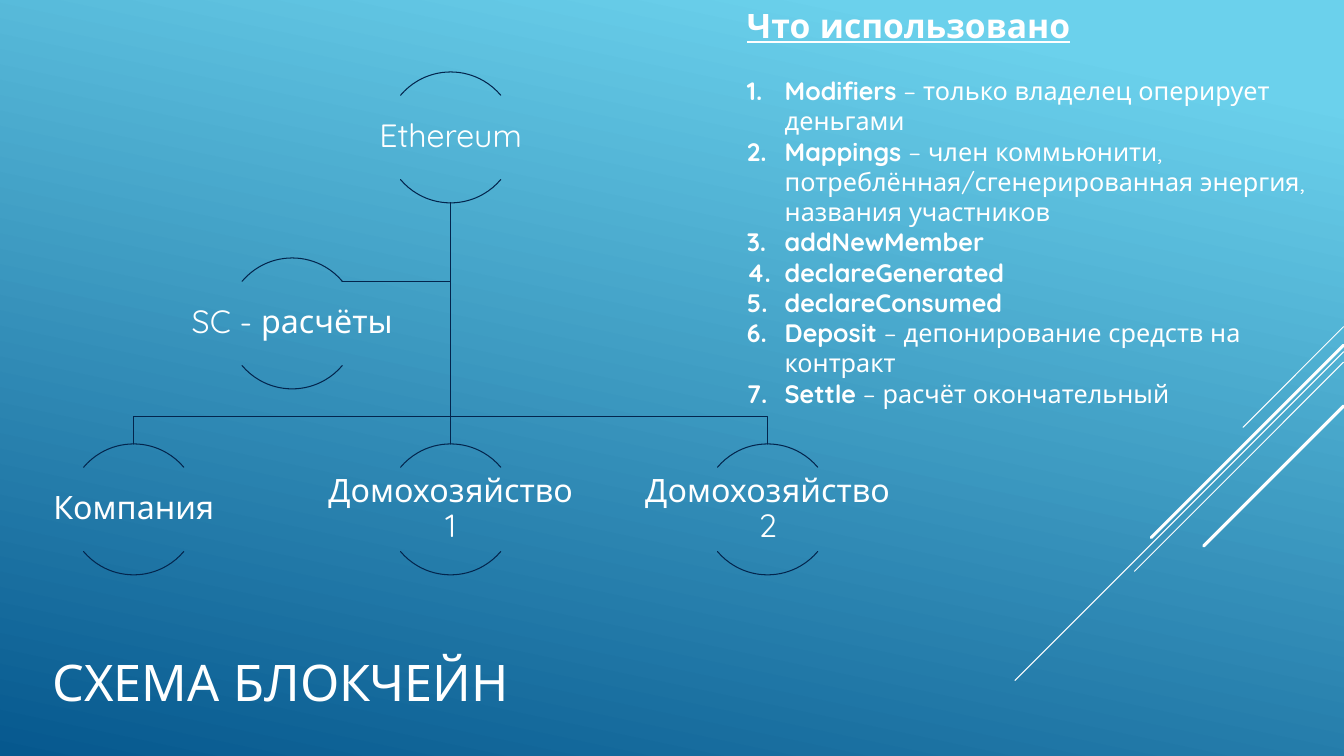
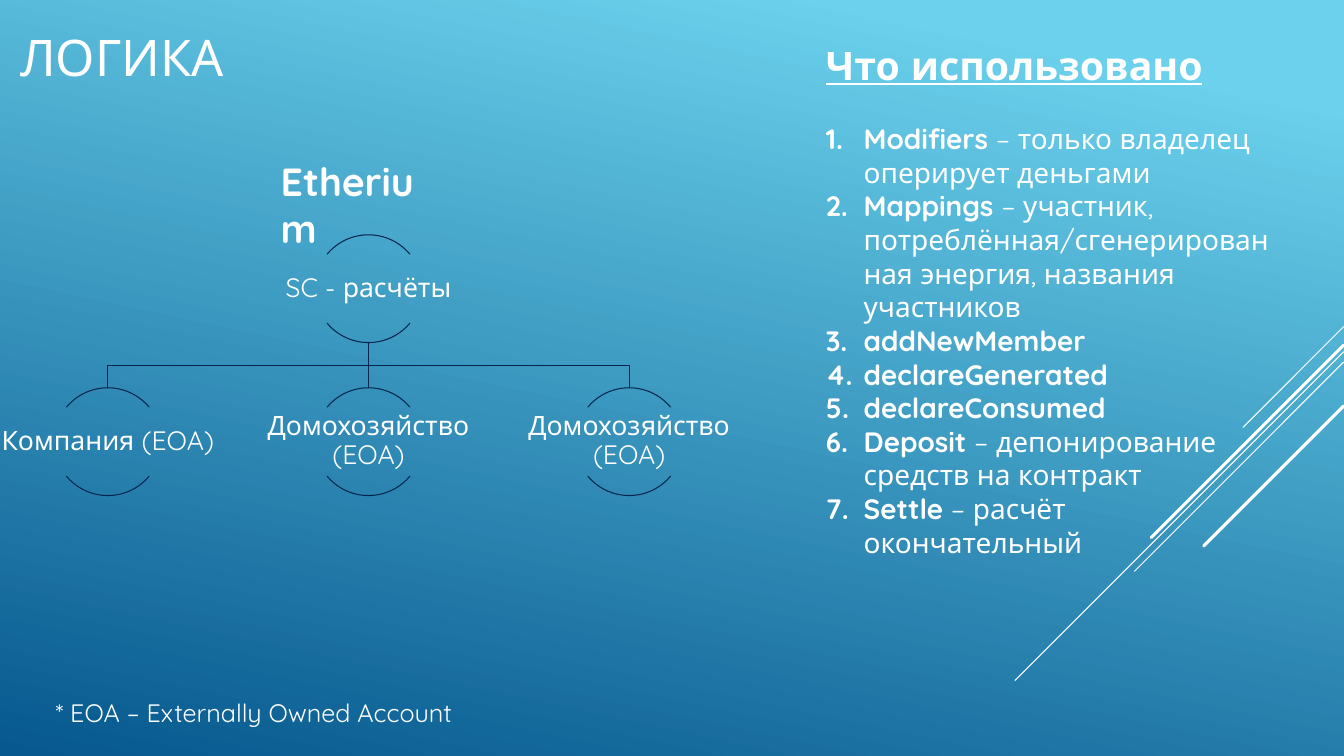
Before and after one commit to vkonst/eNetWorks, a slide deck: slide 3 of prez_1.pptx. Drawn at 1344x756 pixels with LibreOffice and Linux fonts; fonts in the diff are those of the drawing. Boxes give left, top, right and bottom in pixels: in the first picture for what was removed or moved away, otherwise in the second. Text is boxed around its words. In the diff, an @@ line names an element or a change of style, - is before the commit and + after.

```diff
--- a/prez_1.pptx
+++ b/prez_1.pptx
@@ title added at (20,39,223,77), 36 pt, text #FFFFFF @@
+ЛОГИКА
@@ text "Что использовано": place and size @@
-text "Что использовано" at (747,14,1299,409)
+text "Что использовано" at (826,52,1269,526)
@@ text at (826,52,1250,526): size 24 to 28 pt in "Что использовано"; size 18 to 20 pt in "Modifiers – только владелец оперирует деньгами", "addNewMember", "declareGenerated", "declareConsumed" and 2 more places @@
@@ text added at (271,152,456,210), 28 pt, text #FFFFFF, bold @@
+Etherium
@@ text at (864,188,1269,324): text changed; size 18 to 20 pt @@
-2. Mappings – член коммьюнити, потреблённая/сгенерированная энергия, названия участников
+2. Mappings – участник, потреблённая/сгенерированная энергия, названия участников
@@ arc (boxed as its full ellipse): place and size @@
-arc (boxed as its full ellipse) at (227,258,358,389)
+arc (boxed as its full ellipse) at (315,235,422,343)
@@ arc (boxed as its full ellipse): place and size @@
-arc (boxed as its full ellipse) at (227,258,358,389)
+arc (boxed as its full ellipse) at (315,235,422,343)
@@ text "SC - расчёты": place and size @@
-text "SC - расчёты" at (192,309,393,341)
+text "SC - расчёты" at (286,277,451,304)
@@ text "SC - расчёты" at (286,277,451,304): size 23 to 19 pt; less space between paragraphs @@
@@ freeform shape: place and size @@
-freeform shape at (134,203,451,444)
+freeform shape at (108,343,369,388)
@@ freeform shape: place and size @@
-freeform shape at (446,203,456,444)
+freeform shape at (364,343,374,388)
@@ freeform shape: place and size @@
-freeform shape at (451,203,767,444)
+freeform shape at (369,343,630,388)
@@ arc (boxed as its full ellipse): place and size @@
-arc (boxed as its full ellipse) at (69,444,200,575)
+arc (boxed as its full ellipse) at (53,388,161,496)
@@ arc (boxed as its full ellipse): place and size @@
-arc (boxed as its full ellipse) at (69,444,200,575)
+arc (boxed as its full ellipse) at (53,388,161,496)
@@ arc (boxed as its full ellipse): place and size @@
-arc (boxed as its full ellipse) at (385,444,516,575)
+arc (boxed as its full ellipse) at (315,388,422,496)
@@ arc (boxed as its full ellipse): place and size @@
-arc (boxed as its full ellipse) at (385,444,516,575)
+arc (boxed as its full ellipse) at (315,388,422,496)
@@ arc (boxed as its full ellipse): place and size @@
-arc (boxed as its full ellipse) at (703,444,834,575)
+arc (boxed as its full ellipse) at (576,388,684,496)
@@ arc (boxed as its full ellipse): place and size @@
-arc (boxed as its full ellipse) at (703,444,834,575)
+arc (boxed as its full ellipse) at (576,388,684,496)
@@ text at (268,415,470,469): text changed; size 23 to 19 pt @@
-Домохозяйство 1
+Домохозяйство (EOA)
@@ text added at (528,415,730,469), 19 pt, text #FFFFFF @@
+Домохозяйство (EOA)
@@ text at (2,431,214,455): text changed; size 23 to 19 pt @@
-Компания
+Компания (EOA)
@@ group removed at (342,72,890,537): 2 arc (boxed as its full ellipse)s, 2 texts, 1 freeform shape @@
-Ethereum
-Домохозяйство 2
@@ title removed at (52,654,508,702) @@
-СХЕМА БЛОКЧЕЙН
@@ text added at (70,703,452,727), 18 pt, text #FFFFFF @@
+* EOA – Externally Owned Account
```
Also in this commit, not shown: 1 other slide changed, 1 other file.
